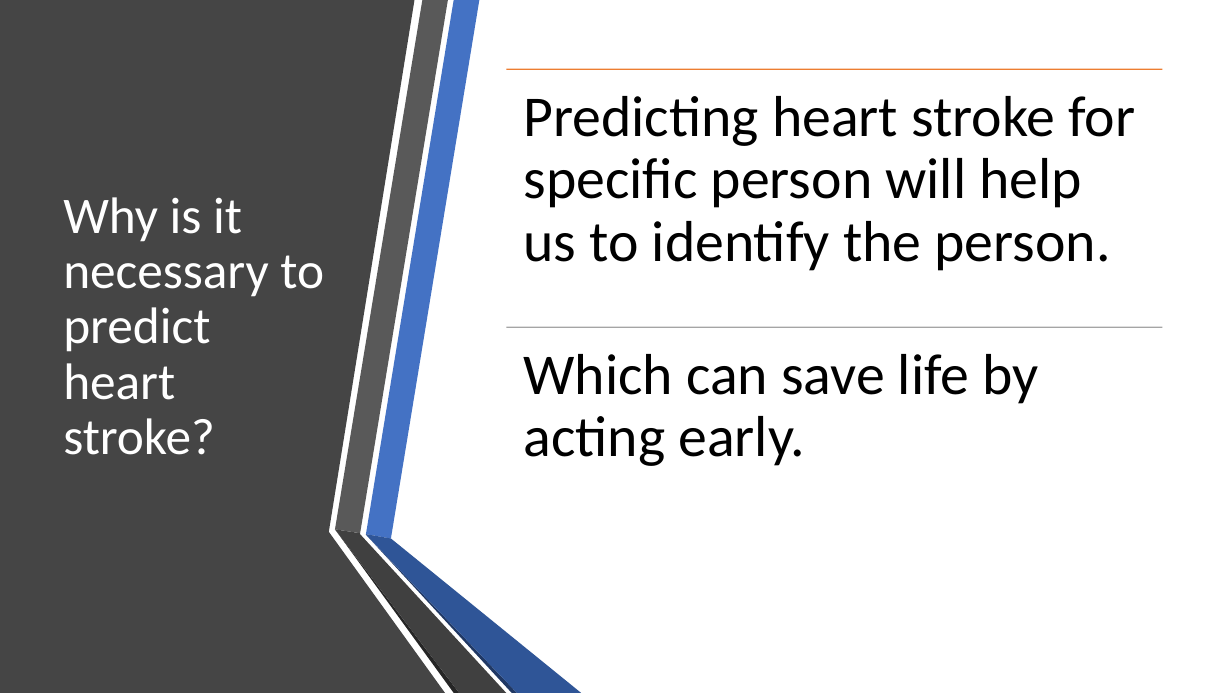
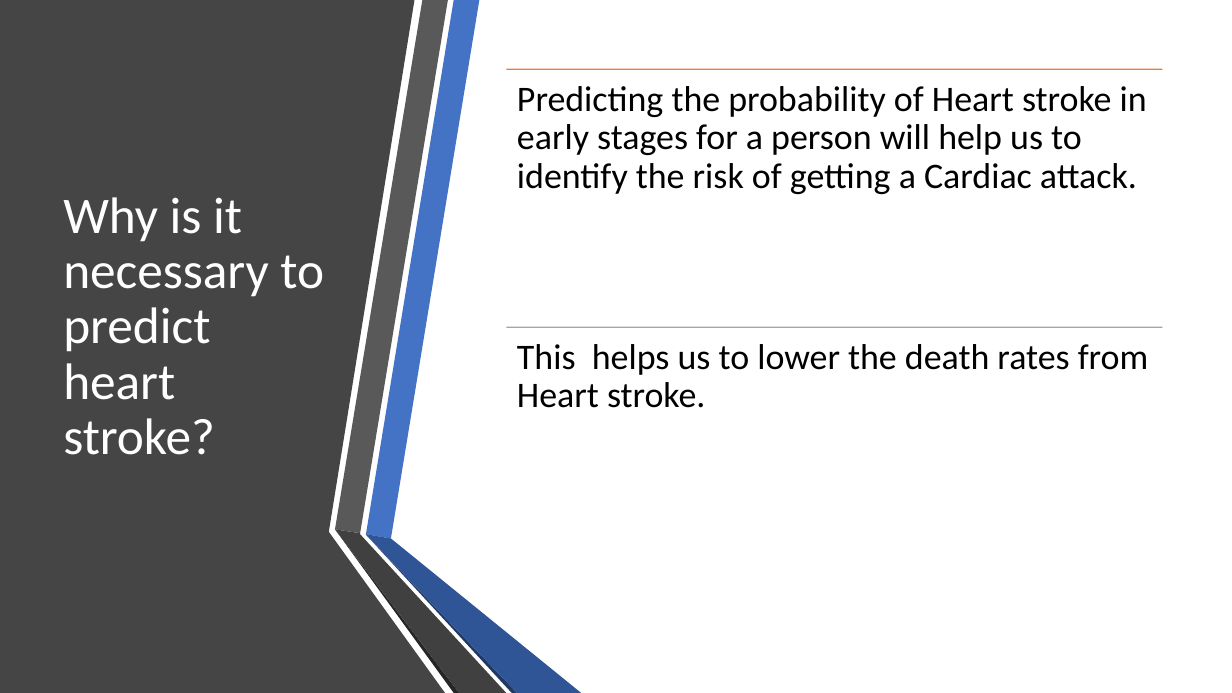
Before and after one commit to dudyalasaisumanth/bigdataproject, a slide deck: slide 3 of presentation.pptx (slide 2 before the commit). Drawn at 1232x693 pixels with LibreOffice and Linux fonts; fonts in the diff are those of the drawing. Boxes give left, top, right and bottom in pixels: in the first picture for what was removed or moved away, otherwise in the second. Text is boxed around its words. In the diff, an @@ line names an element or a change of style, - is before the commit and + after.

```diff
--- a/presentation.pptx
+++ b/presentation.pptx
@@ text at [517, 86, 1147, 194]: text changed; size 45 to 28 pt @@
-Predicting heart stroke for specific person will help us to identify the person.
+Predicting the probability of Heart stroke in early stages for a person will help us to identify the risk of getting a Cardiac attack.
@@ text at [517, 344, 1149, 408]: text changed; size 45 to 28 pt @@
-Which can save life by acting early.
+This helps us to lower the death rates from Heart stroke.
```
Also in this commit, not shown: 9 other slides changed, 6 slides added, 2 slides removed, 12 other files.
